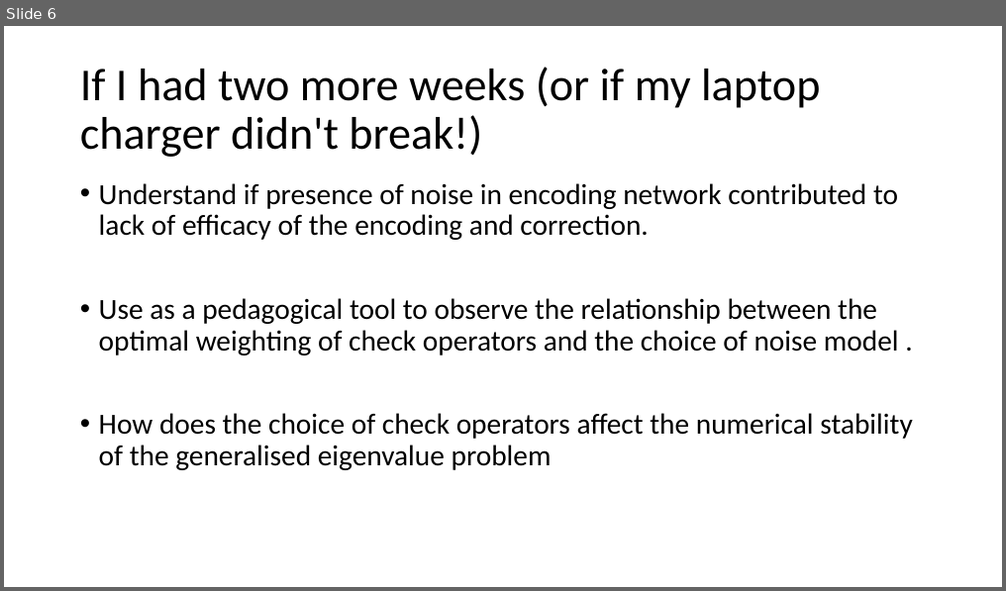
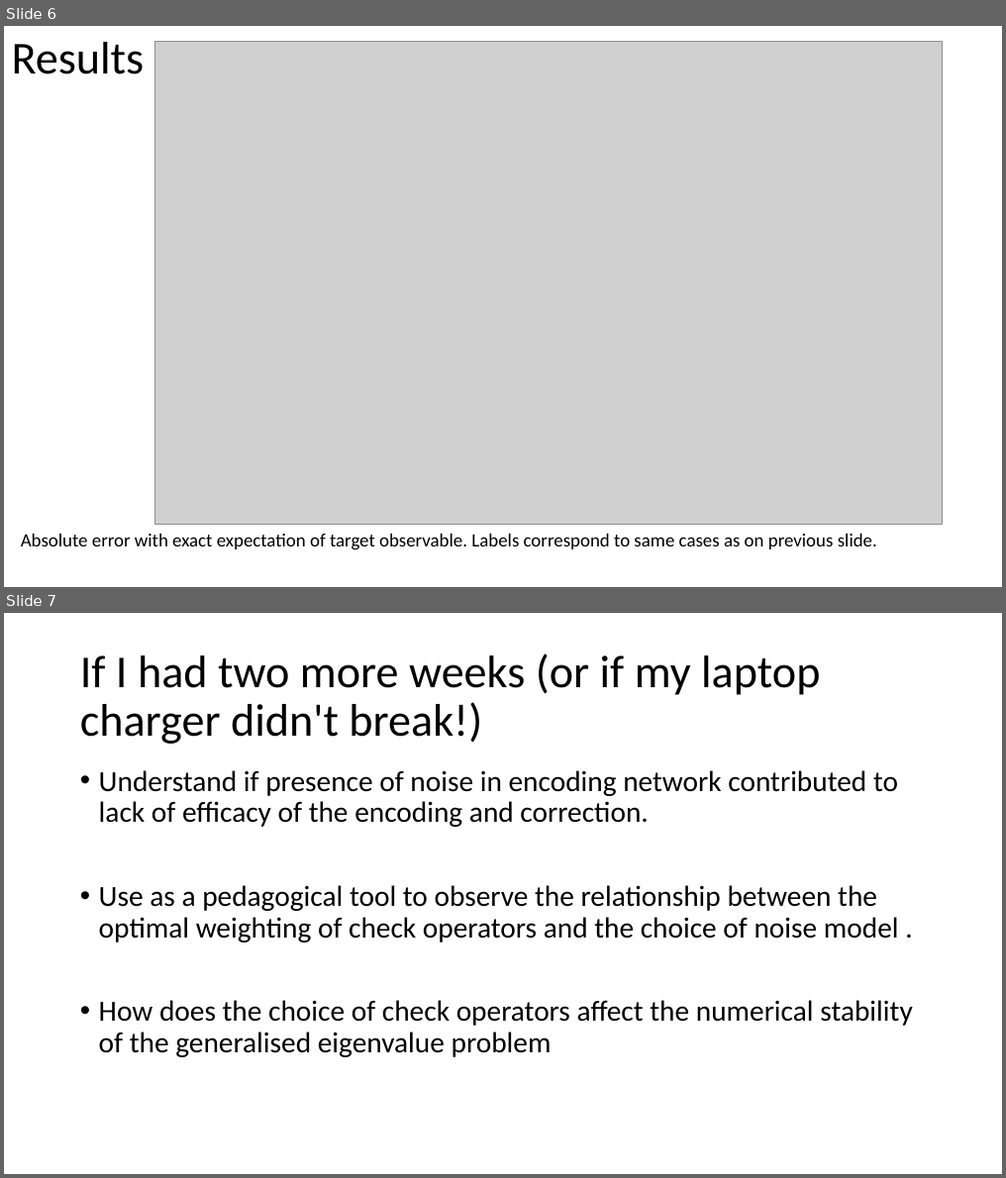
Before and after one commit to tom-88/qhack22_qec_testbed, a slide deck: quantum_code_testbed.pptx. Shown one above the other, each under a label of ours: slide 6 before the commit, slides 6 and 7 after it. The pictures are 1006x591 and 1006x1178 pixels, drawn with LibreOffice and Linux fonts; fonts in the diff are those of the drawing; grey boxes stand for pictures. Boxes give left, top, right and bottom in pixels: in the first picture for what was removed or moved away, otherwise in the second. Text is boxed around its words. In the diff, an @@ line names an element or a change of style, - is before the commit and + after.

```diff
--- a/quantum_code_testbed.pptx
+++ b/quantum_code_testbed.pptx
@@ slide 6 added at (4,26,1002,587), background #FFFFFF @@
@@ title added at (12,42,145,75), 44 pt, text #000000 @@
+Results
@@ picture added at (154,41,942,525) @@
@@ text added at (21,534,877,551), 18 pt, text #000000 @@
+Absolute error with exact expectation of target observable. Labels correspond to same cases as on previous slide.
@@ what was slide 6 is now slide 7 @@
```
Also in this commit, not shown: 2 other files.
